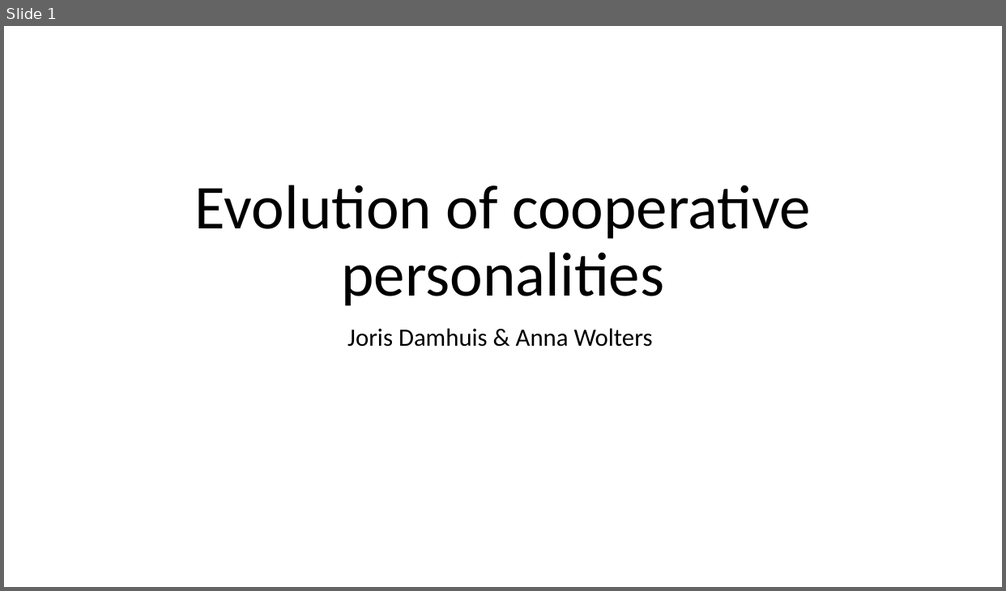
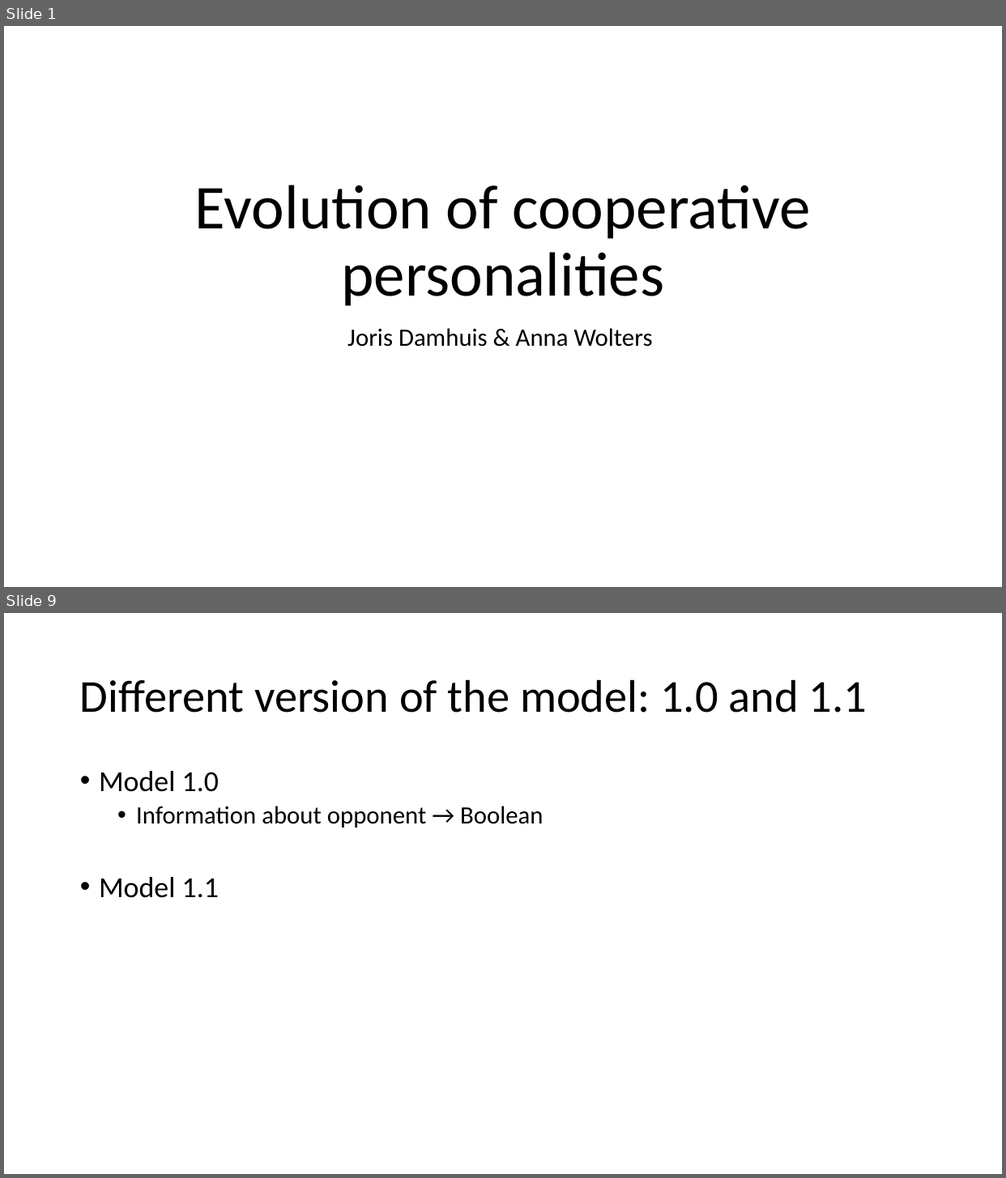
Before and after one commit to J-Damhuis/Cooperation, a slide deck: Presentations/Presentation_17-12-2018.pptx. Shown one above the other, each under a label of ours: slide 1 before the commit, slides 1 and 9 after it; the slides between them are not shown. The pictures are 1006x591 and 1006x1178 pixels, drawn with LibreOffice and Linux fonts; fonts in the diff are those of the drawing. Boxes give left, top, right and bottom in pixels: in the first picture for what was removed or moved away, otherwise in the second. Text is boxed around its words. In the diff, an @@ line names an element or a change of style, - is before the commit and + after.

```diff
--- a/Presentations/Presentation_17-12-2018.pptx
+++ b/Presentations/Presentation_17-12-2018.pptx
@@ slide 9 added at bbox=[4, 613, 1002, 1174], background #FFFFFF @@
@@ title added at bbox=[80, 679, 867, 713], 44 pt, text #000000 @@
+Different version of the model: 1.0 and 1.1
@@ text added at bbox=[99, 771, 543, 898], 24 pt, text #000000 @@
+• Model 1.0
+  • Information about opponent → Boolean
+• Model 1.1
```
Also in this commit, not shown: 6 slides changed, 9 other slides added, 2 slides removed, 1 other file.
